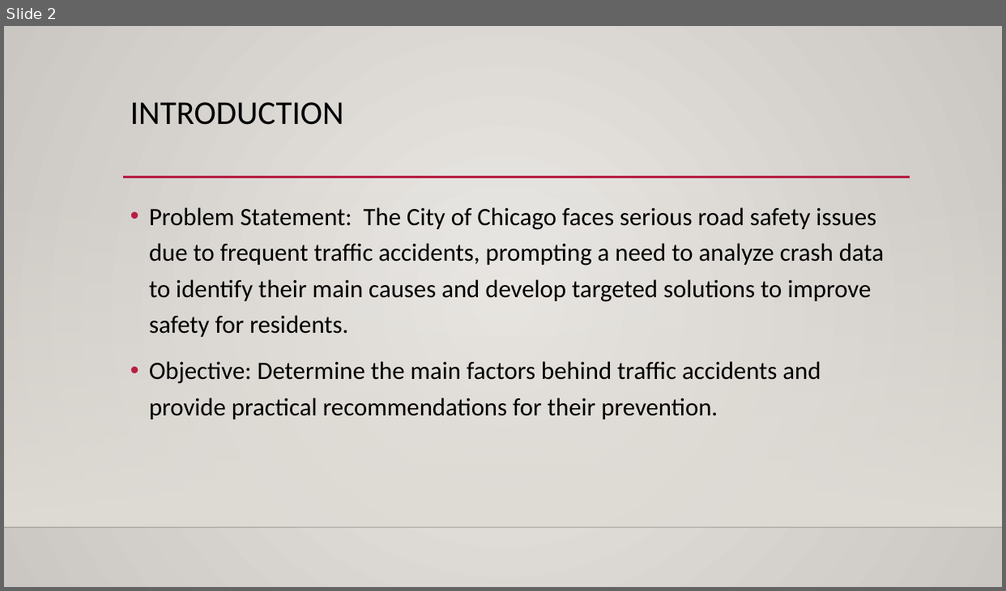
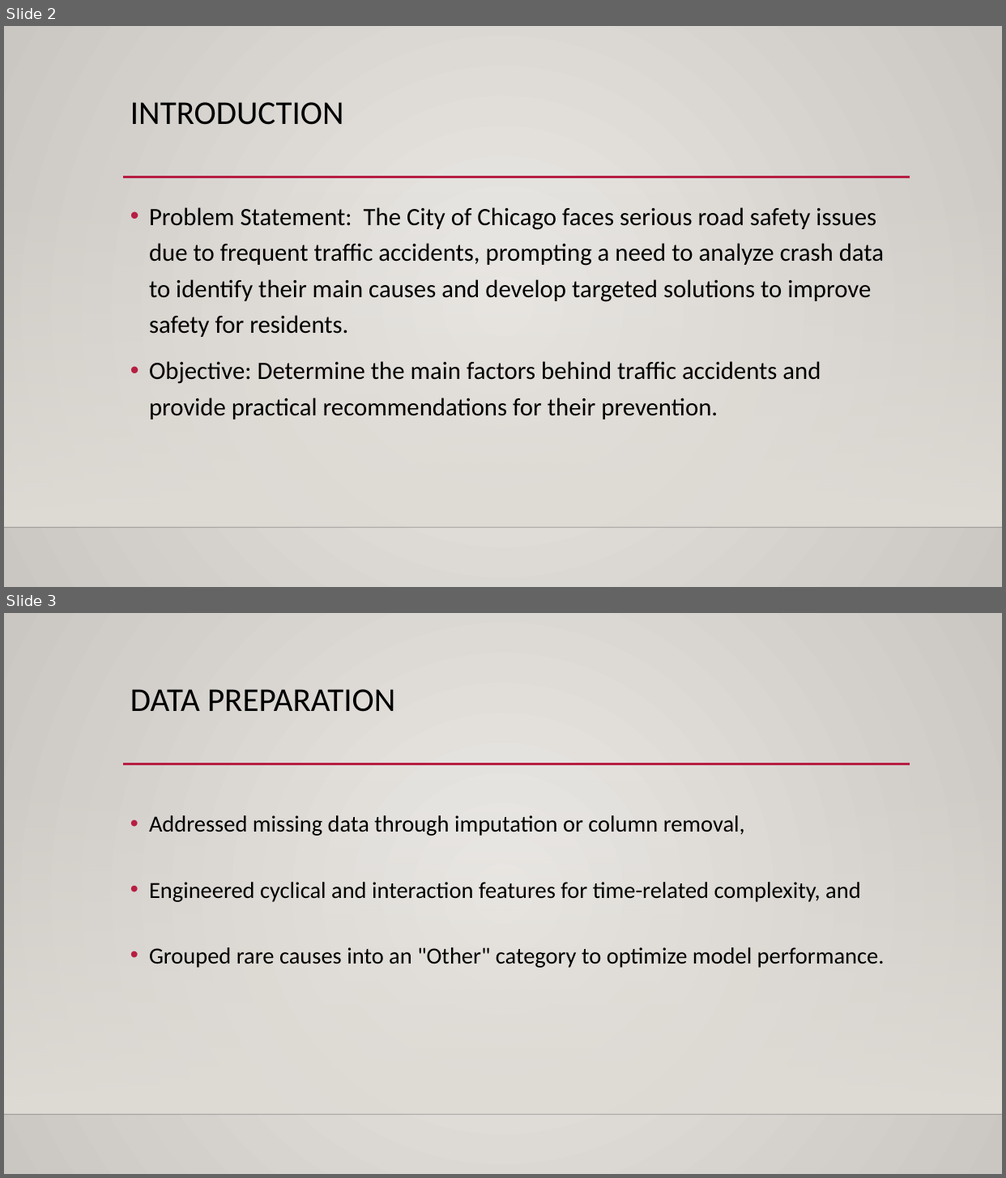
Before and after one commit to djdrjeff/phase3project_KelvinNjenga, a slide deck: Presentation1.pptx. Shown one above the other, each under a label of ours: slide 2 before the commit, slides 2 and 3 after it. The pictures are 1006x591 and 1006x1178 pixels, drawn with LibreOffice and Linux fonts; fonts in the diff are those of the drawing; background and template pictures are left out. Boxes give left, top, right and bottom in pixels: in the first picture for what was removed or moved away, otherwise in the second. Text is boxed around its words. In the diff, an @@ line names an element or a change of style, - is before the commit and + after.

```diff
--- a/Presentation1.pptx
+++ b/Presentation1.pptx
@@ slide 3 added at (4,613,1002,1174), background gradient #ECEAE7 to #CAC7C1; not listed: 3 template elements that a slide beside it also shows @@
@@ title added at (130,689,395,712), 32 pt, text #000000 @@
+DATA PREPARATION
@@ text added at (149,815,884,968), 22.2 pt, text #000000 @@
+• Addressed missing data through imputation or column removal,
+• Engineered cyclical and interaction features for time-related complexity, and
+• Grouped rare causes into an "Other" category to optimize model performance.
```
Also in this commit, not shown: 1 other slide added.
